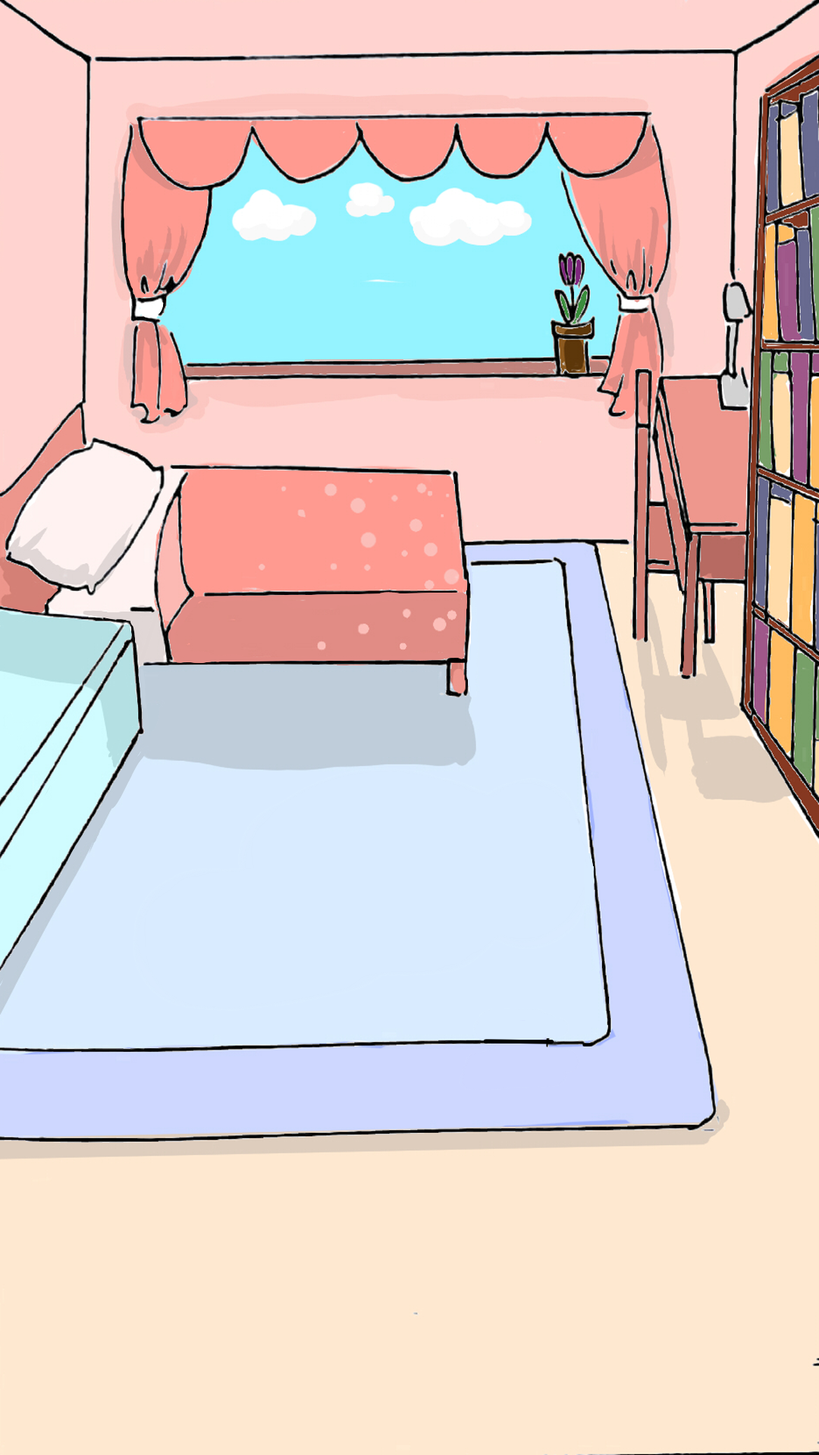
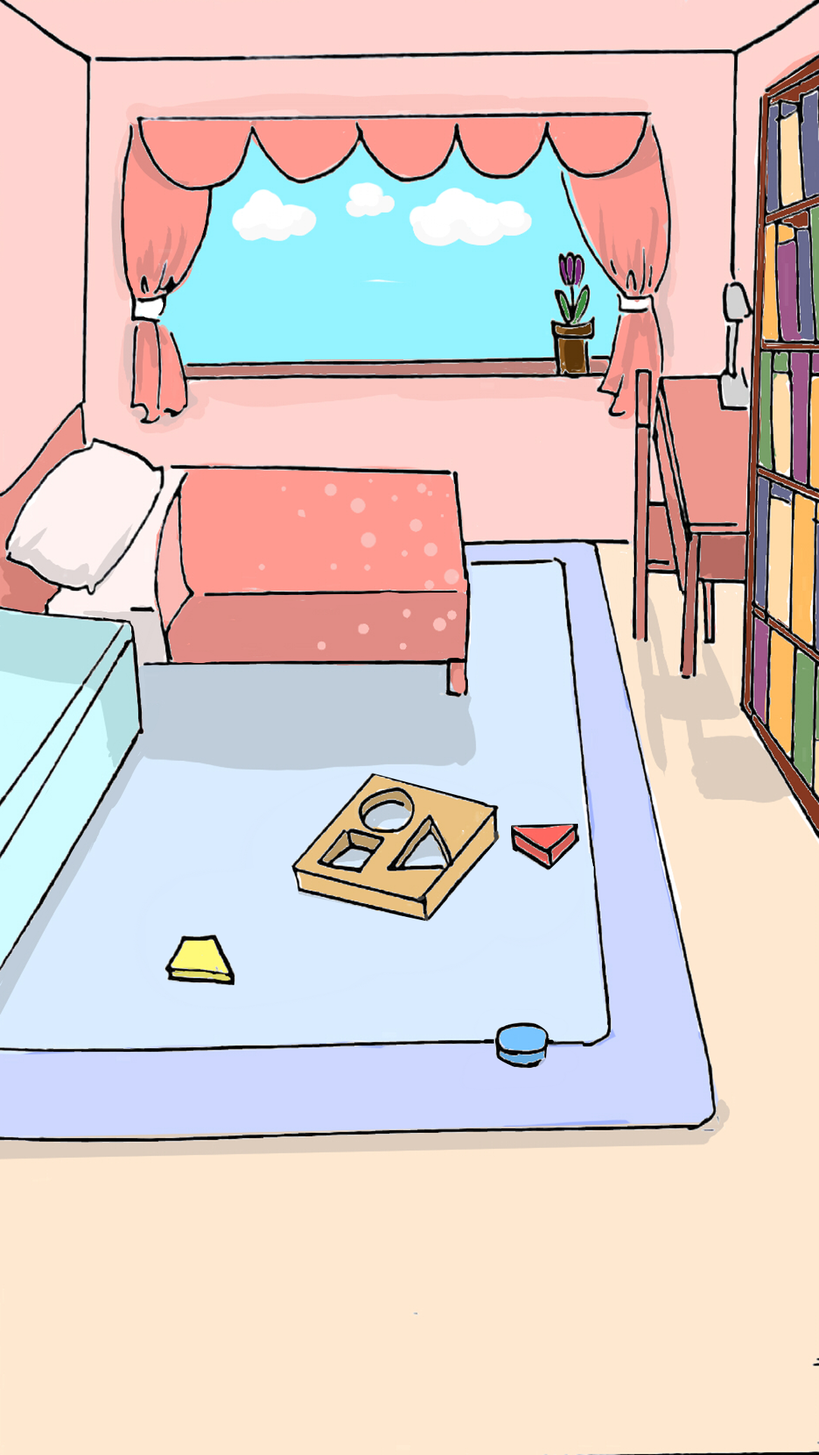
The second 819px x 1455px image is a revision of the first. Changes to its layers:
added layer "圖層 4" above "圖層 3" over (163, 933, 236, 986)
added layer "圖層 3" above "圖層 2" over (493, 1022, 549, 1069)
added layer "圖層 2" above "圖層 1" over (510, 823, 580, 871)
added layer "圖層 1" above "圖層2" over (290, 773, 500, 922)
